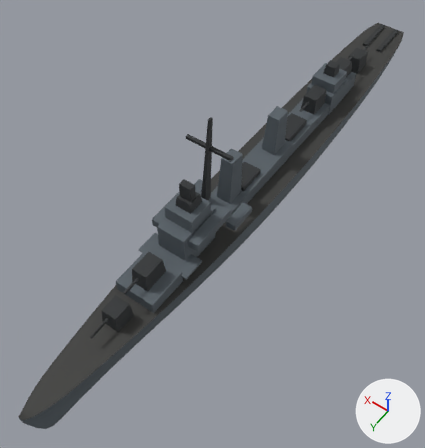
An edit to the Blender file tools/blender/fletcher.blend, drawn before and after from the same camera.
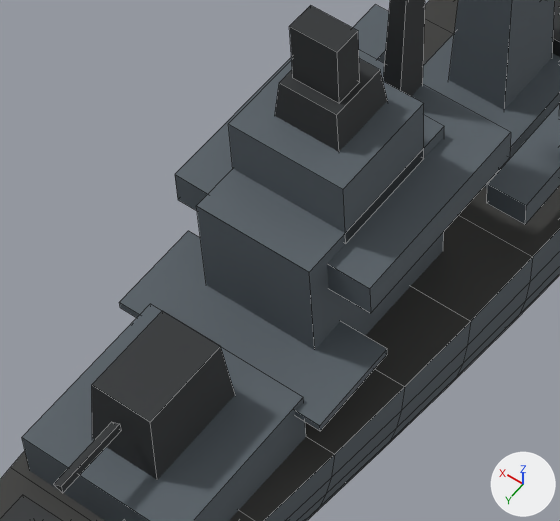
Old and new are each drawn whole from a 50 mm camera at (-36.2, 64.7, 82.3) aimed at (0.1, 14.0, 2.6) and again close up on the part from 26% to 57% of the width and 40% to 67% of the height. Arrows for +X, +Y and +Z are at lower right; the lights stay in place. The older version's two pictures come first. The close-ups show mesh edges as thin lines.

In view in the first close-up: 'FLETCHER_Guns', 'FLETCHER_Hull', 'FLETCHER_Super'.
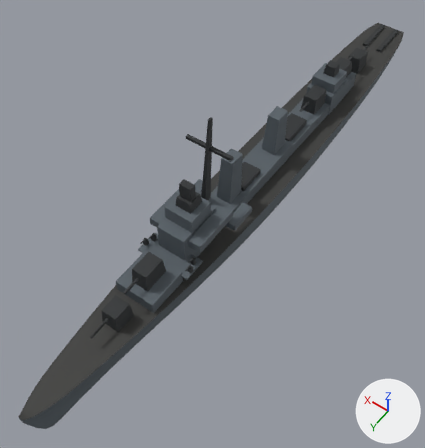
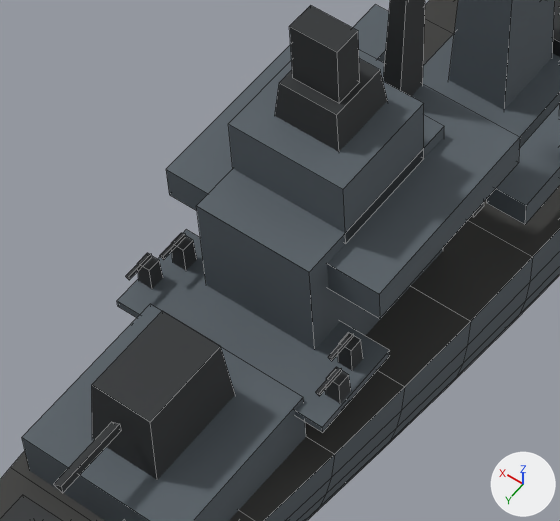
Location of each change, [x1, y1, x2, y2] in pixels of the close-ups (560 x 521 px; the box of a moved part takes in the faces that stretch with it):
part 1 of me_fletcher_super, moved or reshaped
    before: [175, 50, 511, 313]
    after: [166, 44, 520, 319]
part 2 of me_fletcher_guns, added
    after: [172, 233, 197, 271]
part 3 of me_fletcher_guns, added
    after: [160, 233, 186, 260]
part 4 of me_fletcher_guns, added
    after: [338, 333, 363, 371]
part 5 of me_fletcher_guns, added
    after: [328, 333, 353, 361]
part 6 of me_fletcher_guns, added
    after: [137, 256, 163, 289]
part 7 of me_fletcher_guns, added
    after: [125, 253, 152, 280]
part 8 of me_fletcher_guns, added
    after: [326, 367, 351, 404]
part 9 of me_fletcher_guns, added
    after: [316, 368, 341, 396]
part 10 of me_fletcher_guns, added (mostly hidden)
    after: [472, 202, 484, 217]

Diff of the bpy script that builds the scene:
```diff
--- a/tools/blender/fletcher.blend.py
+++ b/tools/blender/fletcher.blend.py
@@ me_fletcher_super @@
 me_fletcher_super.from_pydata(...)  # 120 vertices, 83 faces; spans x -5.4..5.4, y -33.1..34.2, z 2.0..14.8
 # used by ob_fletcher_super; location = (0.0, 0.0, 0.0)
+# me_fletcher_super part 1: the loose piece of 8 vertices spanning x -4.4..4.4, y 15.2..24.0, z 9.5..11.0 is scaled about its middle by (1.09, 1, 1)
 me_fletcher_super.materials.append(mat_fletcher_body)
@@ me_fletcher_guns @@
 # used by ob_fletcher_guns; location = (0.0, 0.0, 0.0)
-me_fletcher_guns.from_pydata(...)  # 142 vertices, 99 faces; spans x -4.1..4.1, y -56.2..43.4, z 2.1..27.0
+me_fletcher_guns.from_pydata(...)  # 214 vertices, 153 faces; spans x -4.8..4.8, y -56.2..43.4, z 2.1..27.0
+# me_fletcher_guns part 2: the loose piece of 8 vertices spanning x -1.0..1.0, y 19.8..21.0, z 15.9..18.6 is copied, and the copy is scaled about its middle by (0.308, 0.524, 0.604), then moved by (3.9, 4.2, -10.1); it spans x 3.6..4.2, y 24.3..24.9, z 6.4..8.0
+# me_fletcher_guns part 3: the loose piece of 6 vertices spanning x -0.1..0.3, y 32.8..35.9, z 9.0..9.5 is copied, and the copy is scaled about its middle by (0.462, 0.419, 0.462), then moved by (3.9, -9.2, -1.0); it spans x 3.8..4.0, y 24.5..25.8, z 8.2..8.4
+# me_fletcher_guns part 4: the loose piece of 8 vertices spanning x -1.0..1.0, y 19.8..21.0, z 15.9..18.6 is copied, and the copy is scaled about its middle by (0.308, 0.524, 0.604), then moved by (-3.9, 4.2, -10.1); it spans x -4.2..-3.6, y 24.3..24.9, z 6.4..8.0
+# me_fletcher_guns part 5: the loose piece of 6 vertices spanning x -0.1..0.3, y 32.8..35.9, z 9.0..9.5 is copied, and the copy is scaled about its middle by (0.462, 0.419, 0.462), then moved by (-3.9, -9.2, -1.0); it spans x -4.0..-3.8, y 24.5..25.8, z 8.2..8.4
+# me_fletcher_guns part 6: the loose piece of 8 vertices spanning x -1.0..1.0, y 19.8..21.0, z 15.9..18.6 is copied, and the copy is scaled about its middle by (0.308, 0.524, 0.559), then moved by (4.4, 5.6, -10.1); it spans x 4.1..4.7, y 25.7..26.3, z 6.4..7.9
+# me_fletcher_guns part 7: the loose piece of 6 vertices spanning x -0.1..0.3, y 32.8..35.9, z 9.0..9.5 is copied, and the copy is scaled about its middle by (0.462, 0.419, 0.462), then moved by (4.4, -7.9, -1.1); it spans x 4.3..4.5, y 25.9..27.1, z 8.1..8.3
+# me_fletcher_guns part 8: the loose piece of 8 vertices spanning x -1.0..1.0, y 19.8..21.0, z 15.9..18.6 is copied, and the copy is scaled about its middle by (0.308, 0.524, 0.559), then moved by (-4.4, 5.6, -10.1); it spans x -4.7..-4.1, y 25.7..26.3, z 6.4..7.9
+# me_fletcher_guns part 9: the loose piece of 6 vertices spanning x -0.1..0.3, y 32.8..35.9, z 9.0..9.5 is copied, and the copy is scaled about its middle by (0.462, 0.419, 0.462), then moved by (-4.4, -7.9, -1.1); it spans x -4.5..-4.3, y 25.9..27.1, z 8.1..8.3
+# me_fletcher_guns part 10: 16 vertices added at x -4.8..4.8, y 17.4..18.0, z 9.1..10.1
 me_fletcher_guns.materials.append(mat_fletcher_accent)
```
